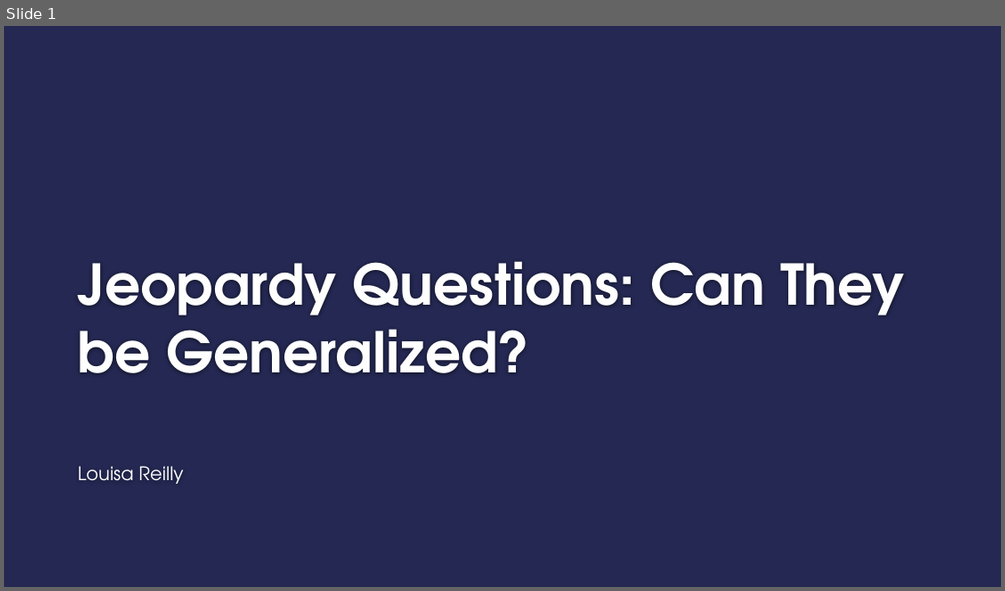
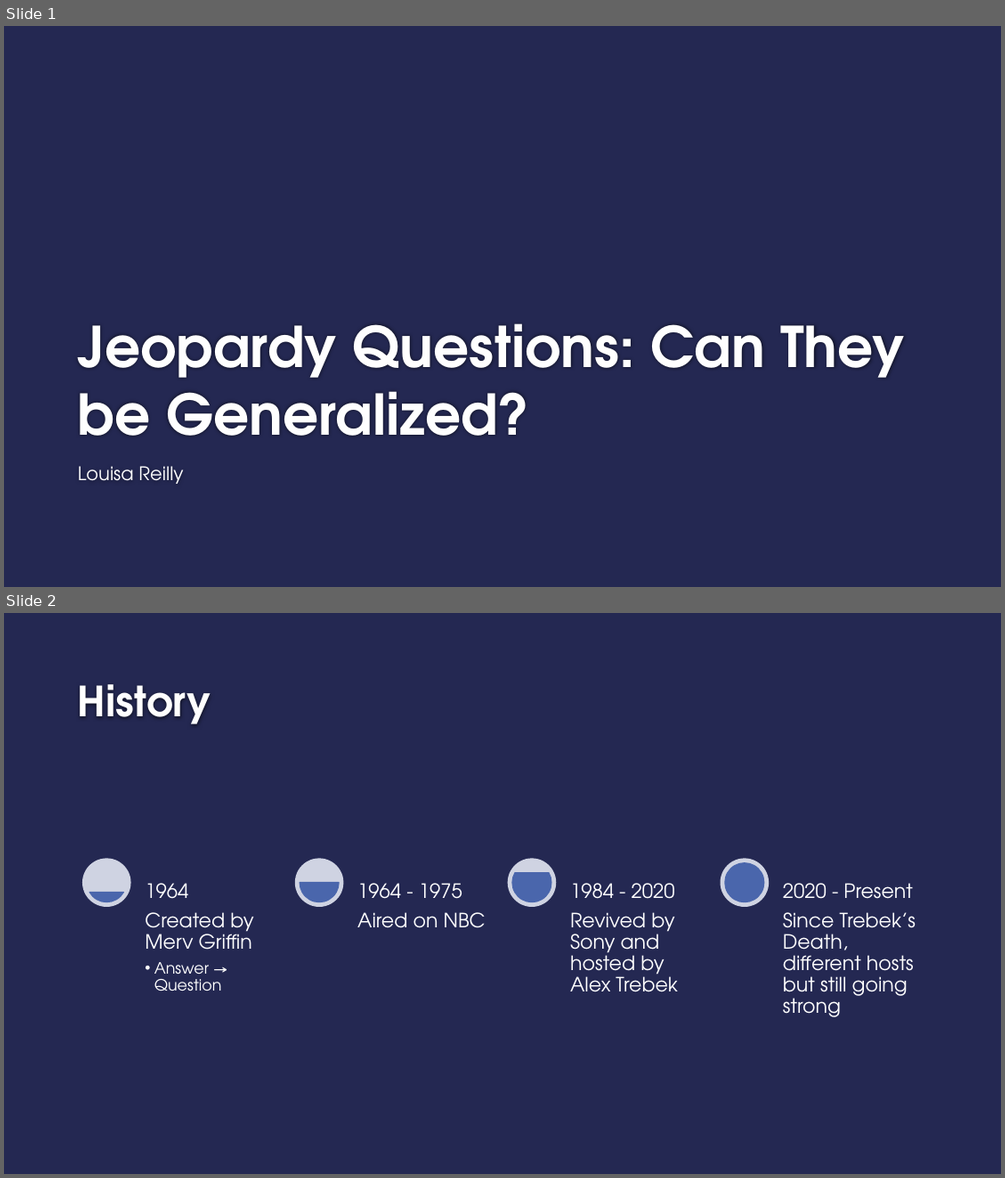
Before and after one commit to geeselouise/jeopardy, a slide deck: Jeopardy_Questions.pptx. Shown one above the other, each under a label of ours: slide 1 before the commit, slides 1 and 2 after it. The pictures are 1005x591 and 1005x1178 pixels, drawn with LibreOffice and Linux fonts; fonts in the diff are those of the drawing; background and template pictures are left out. Boxes give left, top, right and bottom in pixels: in the first picture for what was removed or moved away, otherwise in the second. Text is boxed around its words. In the diff, an @@ line names an element or a change of style, - is before the commit and + after.

```diff
--- a/Jeopardy_Questions.pptx
+++ b/Jeopardy_Questions.pptx
@@ slide 2 added at <box>4,613,1001,1174</box>, background #242852 @@
@@ title added at <box>78,684,211,724</box>, 40 pt, text #FEFEFE, bold @@
+History
@@ group added at <box>82,859,915,1017</box>: 8 texts, 4 ellipses, 4 chord (boxed as its full ellipse)s @@
+Created by Merv Griffin
+  • Answer → Question
+1964
+Aired on NBC
+1964 - 1975
+Revived by Sony and hosted by Alex Trebek
+1984 - 2020
+Since Trebek’s Death, different hosts but still going strong
+2020 - Present
@@ slide 1 changed as well @@
@@ title "Jeopardy Questions: Can They be ...": place and size @@
-title "Jeopardy Questions: Can They be ..." at <box>78,261,904,373</box>
+title "Jeopardy Questions: Can They be ..." at <box>78,323,904,435</box>
```
Also in this commit, not shown: 1 other slide changed, 2 other slides added, 1 slide removed, 3 other files.
